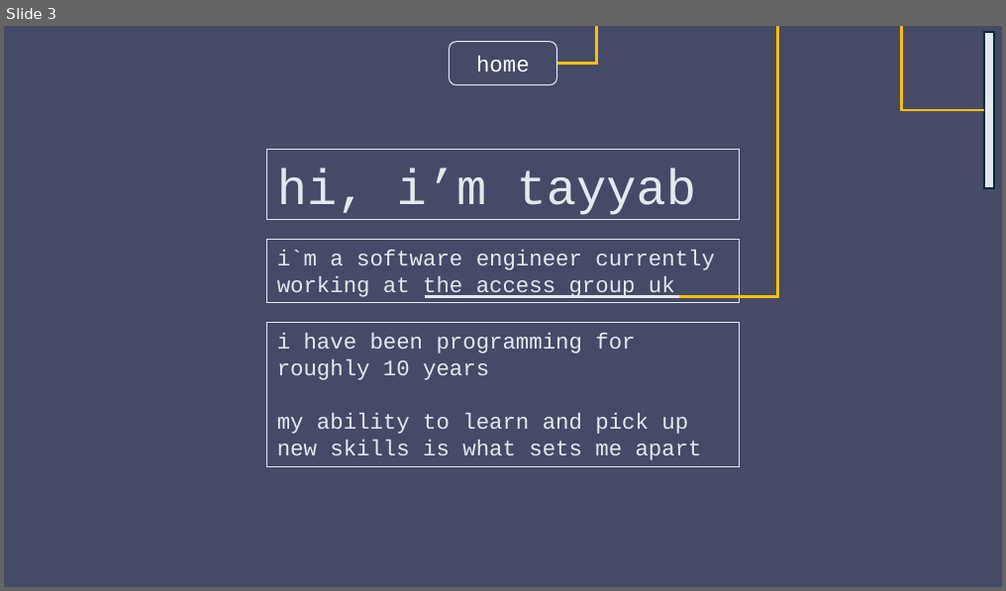
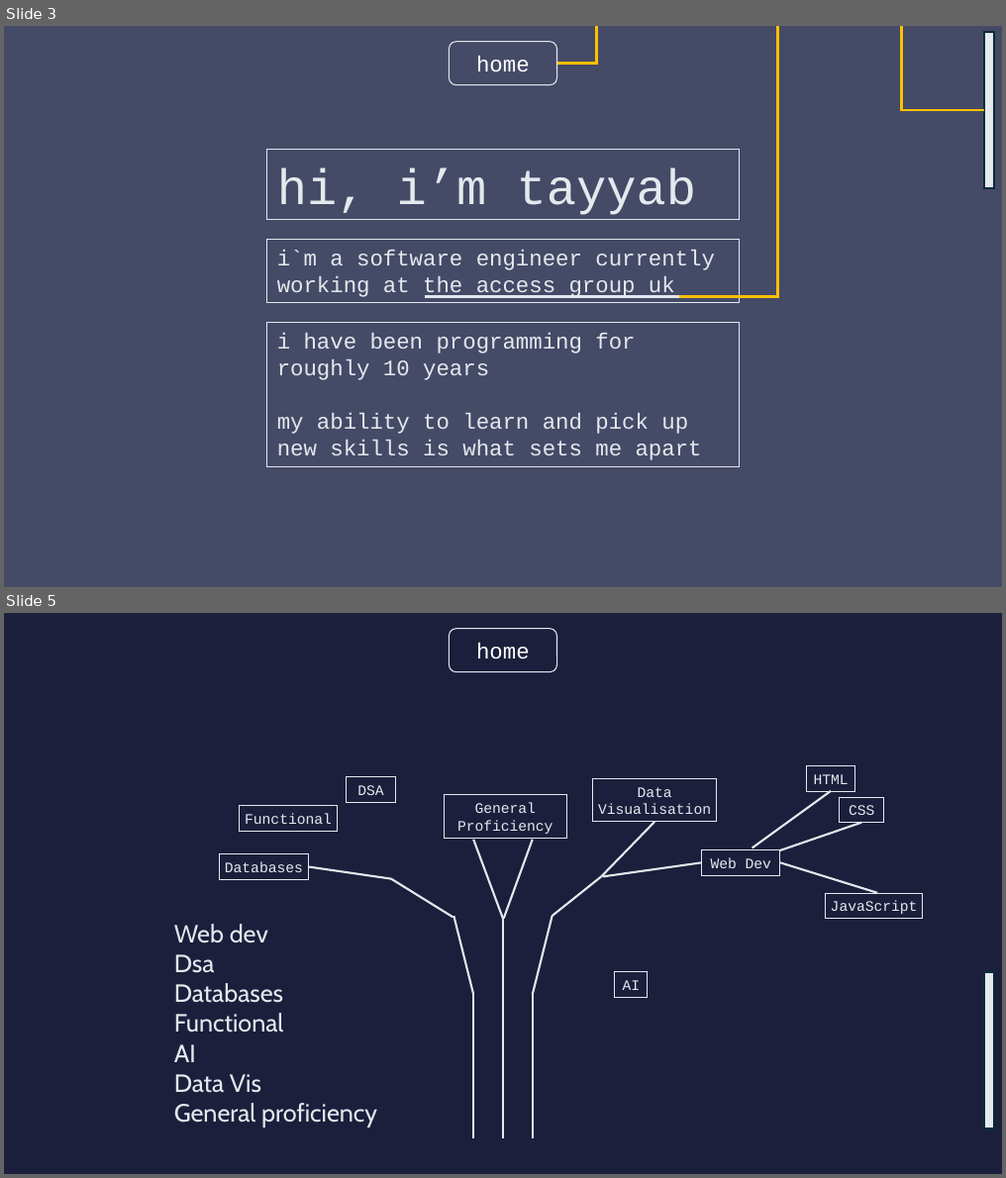
Before and after one commit to tayyab-07/Codecademy-Full-Stack, a slide deck: Portfolio-Project-Personal-Portfolio-Website/Wireframes.pptx. Shown one above the other, each under a label of ours: slide 3 before the commit, slides 3 and 5 after it; the slides between them are not shown. The pictures are 1006x591 and 1006x1178 pixels, drawn with LibreOffice and Linux fonts; fonts in the diff are those of the drawing; background and template pictures are left out; a plain dark background stands for a picture behind light text. Boxes give left, top, right and bottom in pixels: in the first picture for what was removed or moved away, otherwise in the second. Text is boxed around its words. In the diff, an @@ line names an element or a change of style, - is before the commit and + after.

```diff
--- a/Portfolio-Project-Personal-Portfolio-Website/Wireframes.pptx
+++ b/Portfolio-Project-Personal-Portfolio-Website/Wireframes.pptx
@@ slide 5 added at [4, 613, 1002, 1174], background picture (left out) @@
@@ rectangle added at [4, 613, 1002, 1173], fill #171D41 at 80% opacity @@
@@ rounded rectangle added at [450, 628, 556, 671], outline #E3E9ED 0.75 pt, 16 pt, text #FFFFFF @@
+home
@@ rectangle added at [347, 777, 395, 804], outline #E3E9ED 0.75 pt, 10.5 pt, text #E3E9ED @@
+DSA
@@ rectangle added at [593, 778, 716, 822], outline #E3E9ED 0.75 pt, 10.5 pt, text #E3E9ED @@
+Data Visualisation
@@ line added from (831, 790) to (752, 849), #E3E9ED 1.5 pt @@
@@ rectangle added at [806, 765, 855, 791], outline #E3E9ED 0.75 pt, 10.5 pt, text #E3E9ED @@
+HTML
@@ rectangle added at [240, 806, 338, 832], outline #E3E9ED 0.75 pt, 10.5 pt, text #E3E9ED @@
+Functional
@@ rectangle added at [445, 794, 567, 838], outline #E3E9ED 0.75 pt, 10.5 pt, text #E3E9ED @@
+General Proficiency
@@ rectangle added at [840, 797, 883, 824], outline #E3E9ED 0.75 pt, 10.5 pt, text #E3E9ED @@
+CSS
@@ line added from (473, 840) to (503, 918), #E3E9ED 1.5 pt @@
@@ line added from (533, 840) to (504, 918), #E3E9ED 1.5 pt @@
@@ line added from (654, 822) to (601, 876), #E3E9ED 1.5 pt @@
@@ line added from (861, 823) to (779, 851), #E3E9ED 1.5 pt @@
@@ rectangle added at [220, 855, 308, 880], outline #E3E9ED 0.75 pt, 10.5 pt, text #E3E9ED @@
+Databases
@@ line added from (308, 866) to (391, 878), #E3E9ED 1.5 pt @@
@@ line added from (391, 878) to (453, 917), #E3E9ED 1.5 pt @@
@@ line added from (601, 876) to (551, 916), #E3E9ED 1.5 pt @@
@@ line added from (702, 862) to (603, 876), #E3E9ED 1.5 pt @@
@@ rectangle added at [702, 851, 780, 876], outline #E3E9ED 0.75 pt, 10.5 pt, text #E3E9ED @@
+Web Dev
@@ line added from (877, 893) to (780, 862), #E3E9ED 1.5 pt @@
@@ rectangle added at [826, 893, 923, 919], outline #E3E9ED 0.75 pt, 10.5 pt, text #E3E9ED @@
+JavaScript
@@ text added at [174, 924, 377, 1128], 18 pt, text #E3E9ED @@
+Web dev
+Dsa
+Databases
+Functional
+AI
+Data Vis
+General proficiency
@@ line added from (473, 994) to (454, 916), #E3E9ED 1.5 pt @@
@@ line added from (503, 1139) to (503, 918), #E3E9ED 1.5 pt @@
@@ line added from (533, 994) to (551, 916), #E3E9ED 1.5 pt @@
@@ line added from (473, 1139) to (473, 994), #E3E9ED 1.5 pt @@
@@ line added from (533, 1139) to (533, 994), #E3E9ED 1.5 pt @@
@@ rectangle added at [615, 972, 648, 998], outline #E3E9ED 0.75 pt, 10.5 pt, text #E3E9ED @@
+AI
@@ rectangle added at [984, 972, 994, 1129], fill #E3E9ED, outline #092A39 1.5 pt @@
```
Also in this commit, not shown: 1 other slide added, 1 other file.
